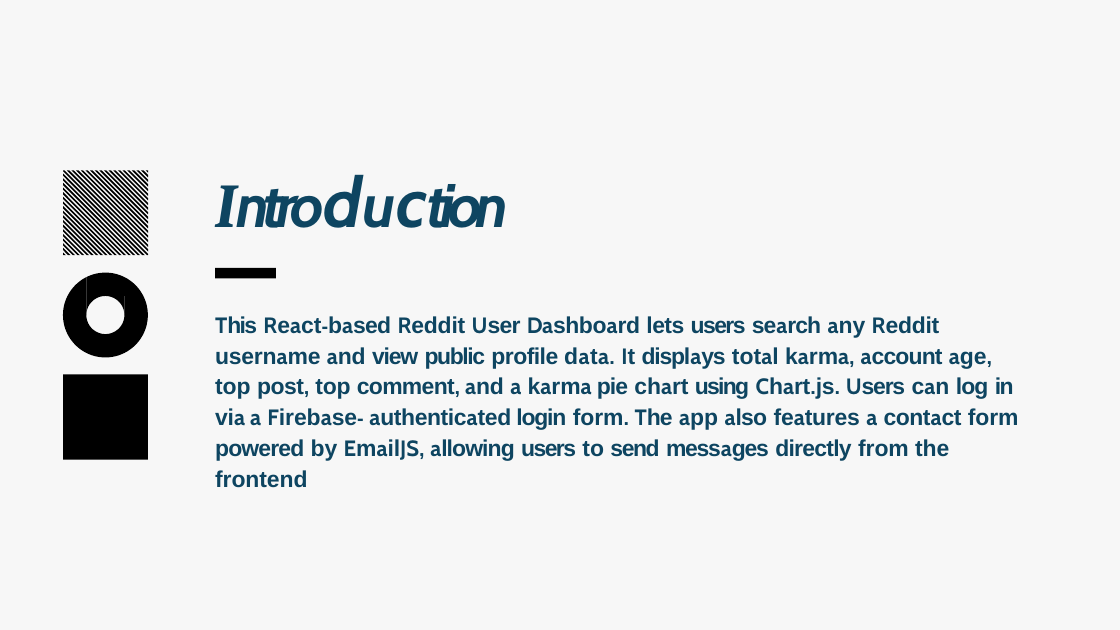
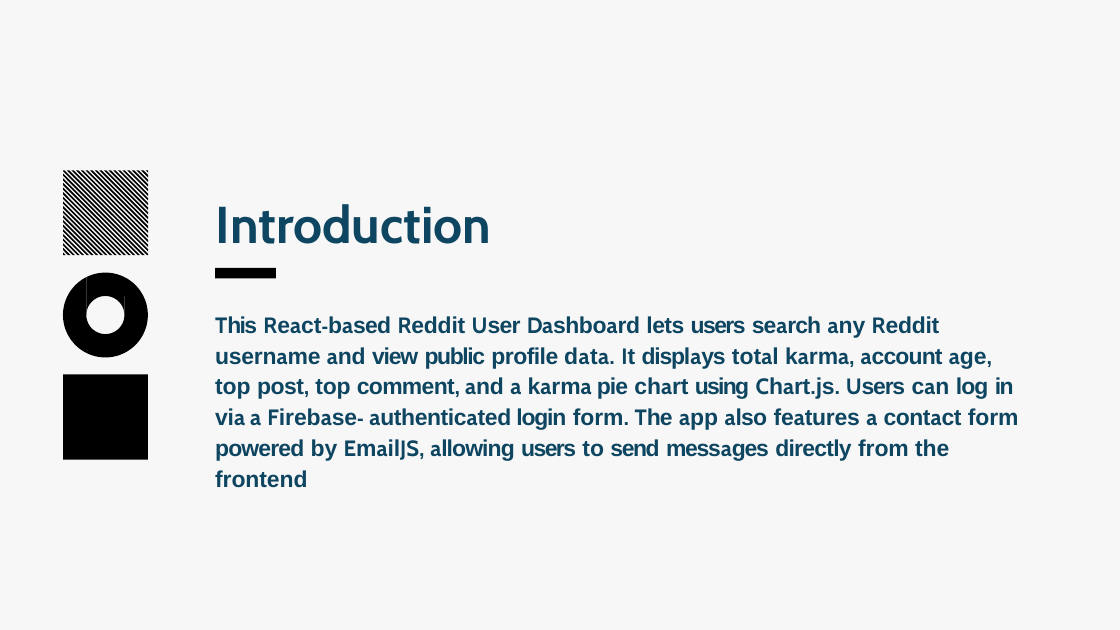
Before and after one commit to seif-mohamed-kamal/DEPI_1, a slide deck: slide 3 of FInal project/documentation/Project_Presentation.pptx. Drawn at 1120x630 pixels with LibreOffice and Linux fonts; fonts in the diff are those of the drawing. Boxes give left, top, right and bottom in pixels: in the first picture for what was removed or moved away, otherwise in the second. Text is boxed around its words. In the diff, an @@ line names an element or a change of style, - is before the commit and + after.

```diff
--- a/FInal project/documentation/Project_Presentation.pptx
+++ b/FInal project/documentation/Project_Presentation.pptx
@@ title "Introduction" moved from (x1=214, y1=156, x2=510, y2=242) to (x1=216, y1=204, x2=492, y2=244) @@
@@ title "Introduction" at (x1=216, y1=204, x2=492, y2=244): size 80 to 66.5 pt, size 79 to 66.5 pt, size 89.5 to 66.5 pt, font Cambria to Cabin in "Introduction"; letter spacing -8.6 to 0 pt, italic off @@
```
Also in this commit, not shown: 8 other slides changed, 1 slide added, 1 slide removed, 22 other files.
